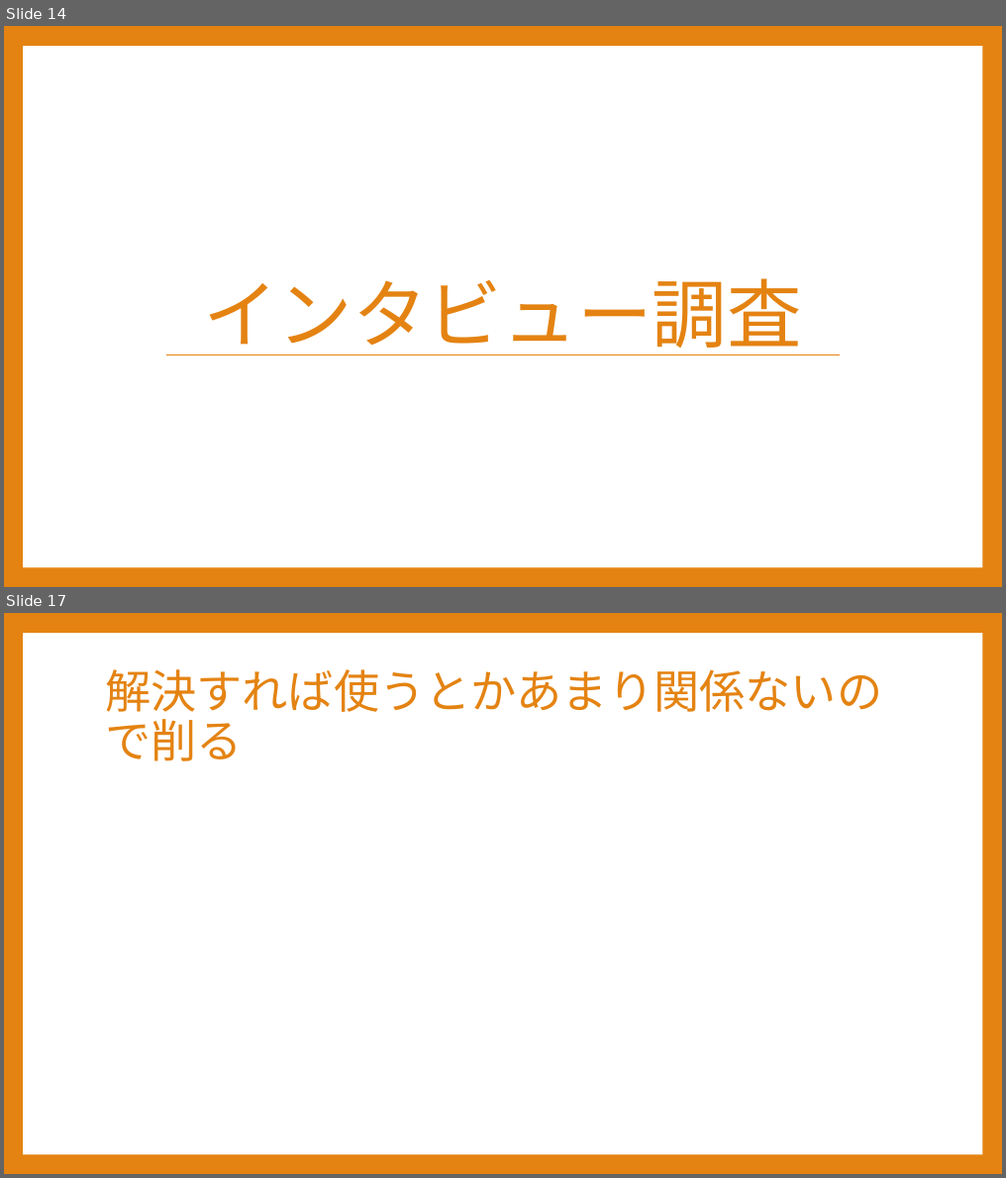
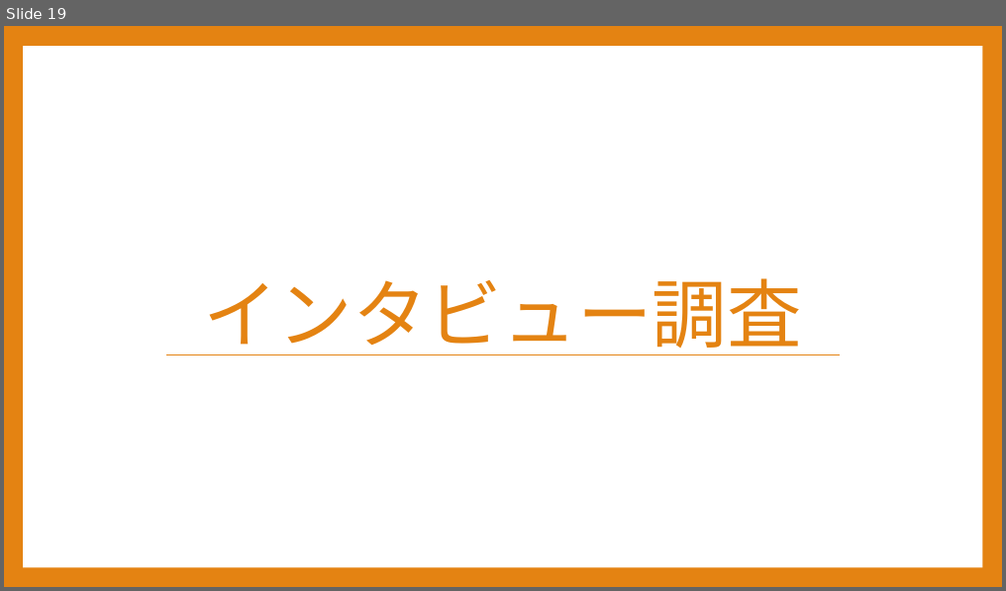
Before and after one commit to Sorarinu/ProjectP2016_F, a slide deck: production-idea/第3回中間発表.pptx. Shown one above the other, each under a label of ours: slides 14 and 17 before the commit, slide 19 after it; the slides between them are not shown. The pictures are 1006x1178 and 1006x591 pixels, drawn with LibreOffice and Linux fonts; fonts in the diff are those of the drawing. Boxes give left, top, right and bottom in pixels: in the first picture for what was removed or moved away, otherwise in the second. Text is boxed around its words. In the diff, an @@ line names an element or a change of style, - is before the commit and + after.

```diff
--- a/production-idea/第3回中間発表.pptx
+++ b/production-idea/第3回中間発表.pptx
@@ slide 17 removed at [4, 613, 1002, 1174], background #E48312; not listed: 1 template element that a slide beside it also shows @@
@@ title removed at [105, 669, 882, 761] @@
-解決すれば使うとかあまり関係ないので削る
@@ what was slide 14 is now slide 19 @@
```
Also in this commit, not shown: 4 slides changed, 8 slides added, 5 other slides removed, 3 other files.
